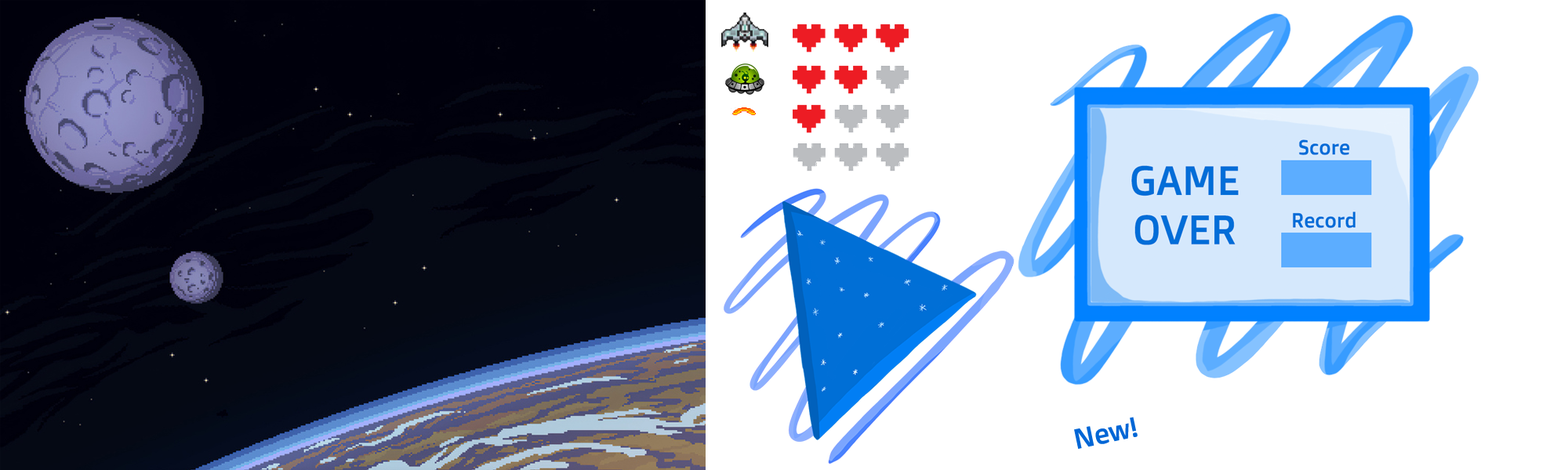
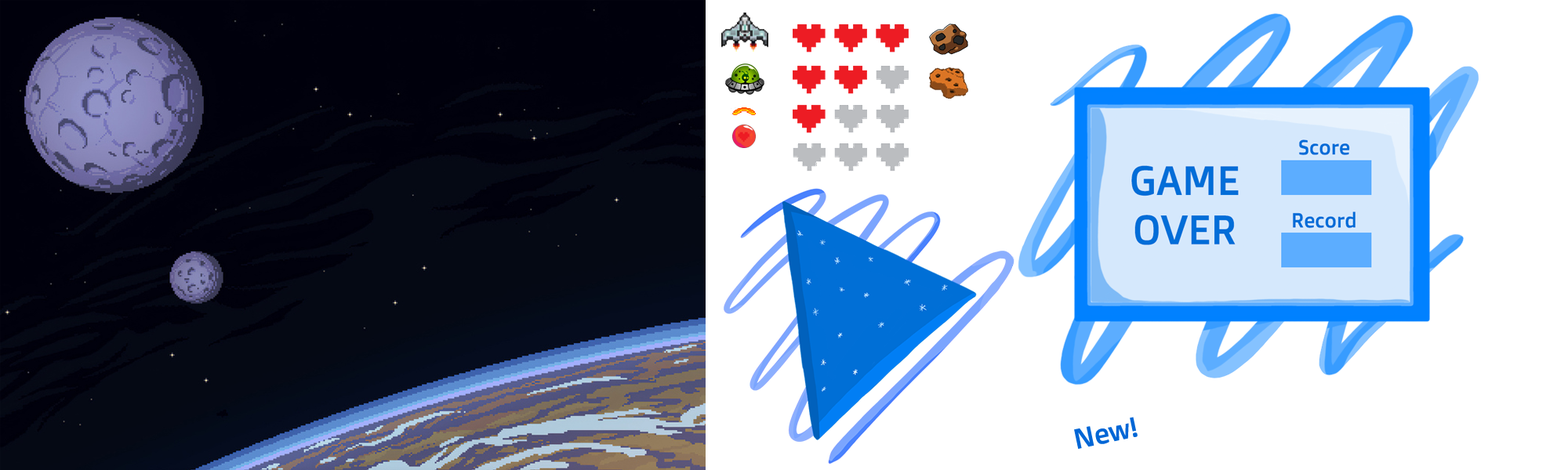
Layered file, before and after one edit (1568 × 470). Changes by layer:
added layer "Life Bonus" above "Lifes - 3" over [732, 124, 756, 149]
added layer "Meteor2" above "Meteor1" over [929, 67, 969, 99]
added layer "Meteor1" above "Spaceship" over [929, 23, 969, 55]
